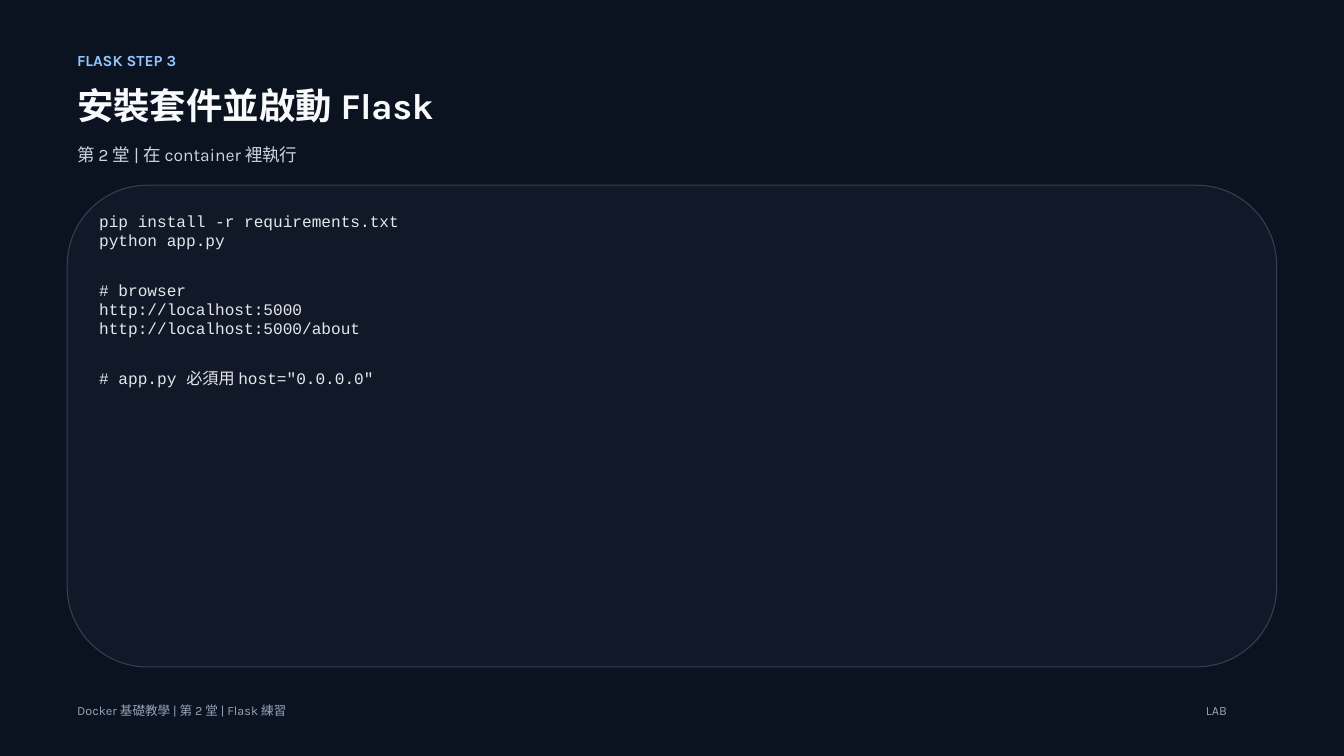
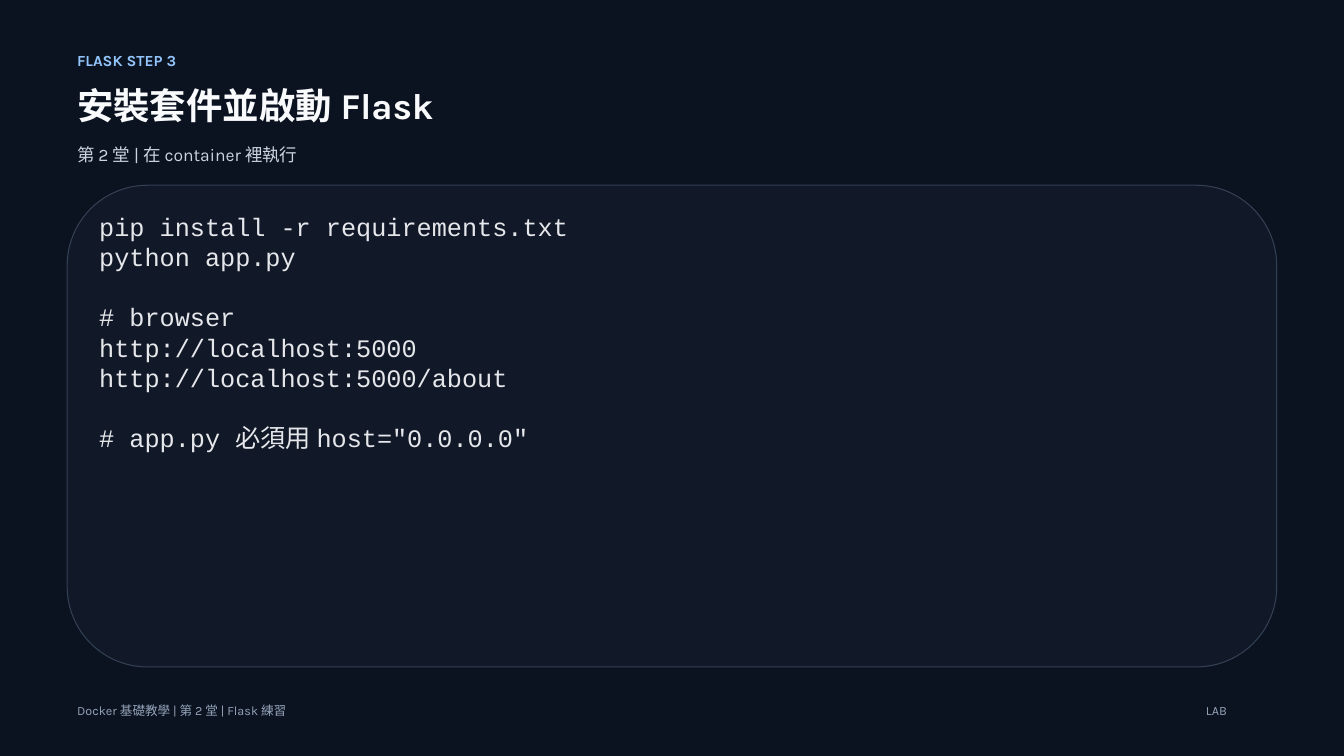
Before and after one commit to lalalalaluk/docker-practice, a slide deck: slide 26 of slides/docker-session2-flask-volume.pptx (slide 40 before the commit). Drawn at 1344x756 pixels with LibreOffice and Linux fonts; fonts in the diff are those of the drawing. Boxes give left, top, right and bottom in pixels: in the first picture for what was removed or moved away, otherwise in the second. Text is boxed around its words. In the diff, an @@ line names an element or a change of style, - is before the commit and + after.

```diff
--- a/slides/docker-session2-flask-volume.pptx
+++ b/slides/docker-session2-flask-volume.pptx
@@ text "pip install -r requirements.txt" at box(99, 217, 568, 453): size 11.5 to 18 pt @@
```
Also in this commit, not shown: 15 other slides changed, 14 slides removed, 2 other files.
